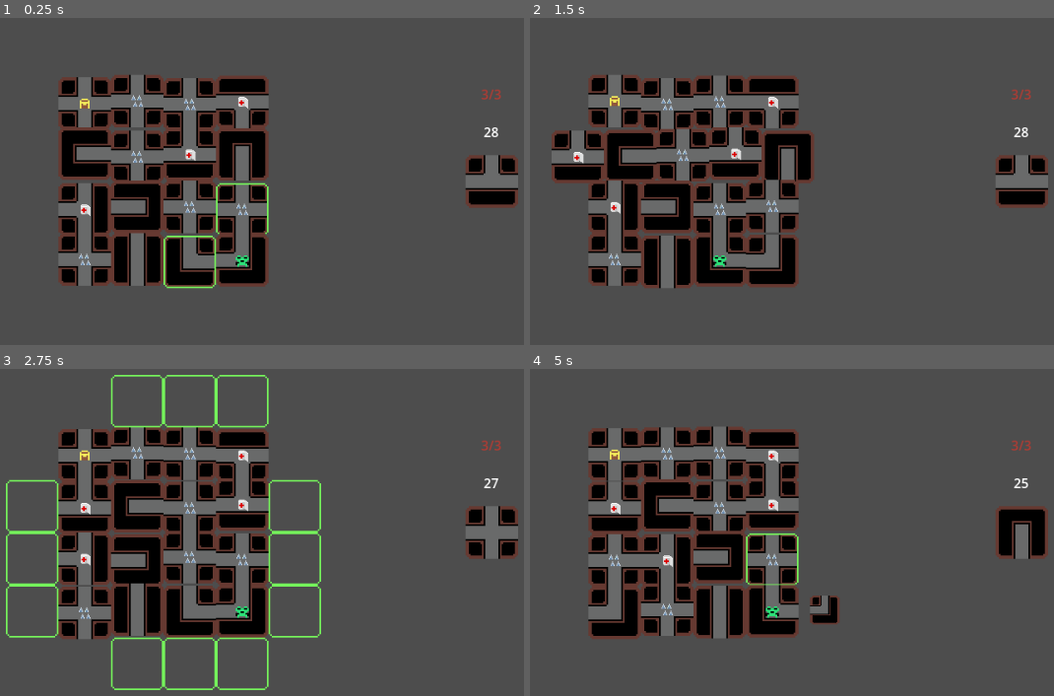
Above: before the commit, frames 1-4 (two rows, left to right).
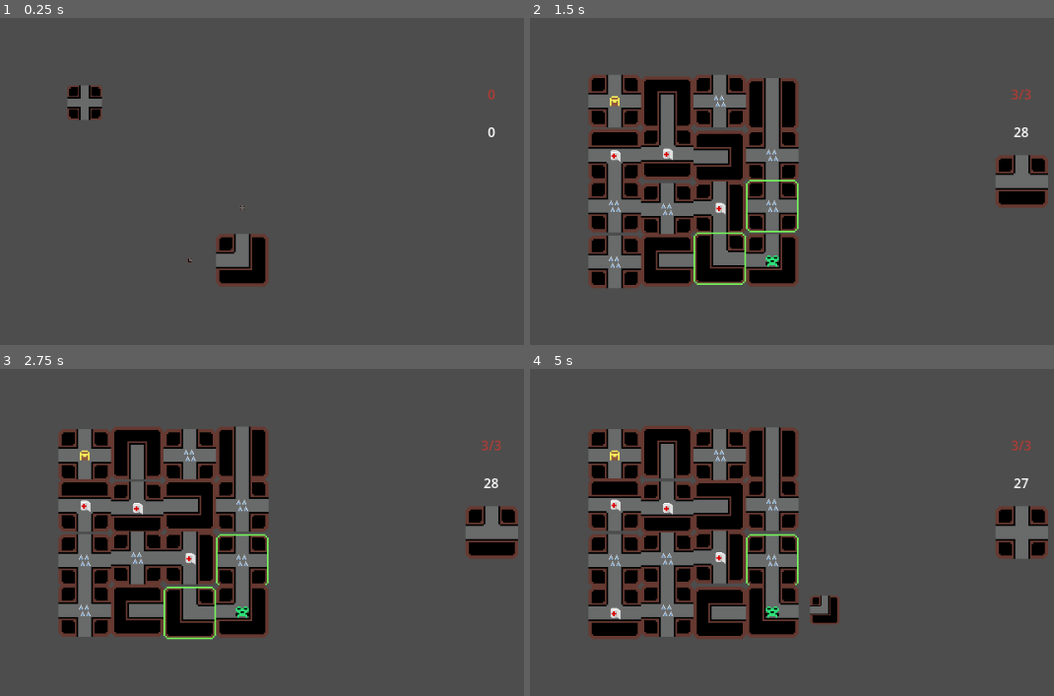
Above: after the commit, the same moments.

Repository: kalasherr/skycastle
Game: Godot game, scene res://scenes/game_scene.tscn
The game is run twice, just before and just after one commit, with the same random seed, the same clock (stepped at 60 frames per second) and the same inputs.
Inputs (mouse positions are in pixels of both pictures, inside the frame that each line leads up to):
- Up to frame 1 (0.25 s): no input
- Up to frame 2 (1.5 s): click (718, 263) at 0.52 s; click (561, 155) at 1.27 s
- Up to frame 3 (2.75 s): click (241, 610) at 2.02 s
- Up to frame 4 (5 s): click (561, 558) at 2.77 s; click (718, 610) at 3.52 s; click (561, 610) at 4.27 s

The runs differ from the first frame. In frame 1, 24% of the frame differs, in the area x 11-99%, y 17-83%; in frame 2, 11%; in frame 3, 12%; in frame 4, 8.4%.

Commit message:
level generation upgrade

Diff:
--- a/scripts/base_tile.gd
+++ b/scripts/base_tile.gd
@@ -71,6 +71,7 @@
 func add_button():
 	var button = TextureButton.new()
 	button.position =- tile_size / 2
+	button.visible = false
 	button.name = "Button"
 	button.texture_normal = load("res://sprites/tiles/tile_focus.png")
 	button.texture_click_mask = load("res://sprites/tiles/tile_bitmap.png")
--- a/scripts/game_scene.gd
+++ b/scripts/game_scene.gd
@@ -20,7 +20,7 @@
 	game_phase = "player"
 	G.GS = self
 	fill_deck()
-	generate_field()
+	await generate_field()
 
 	await disable_buttons()
 
@@ -62,6 +62,16 @@
 		start_tile.tile_coords = Vector2(board_size.x-1, board_size.y-1)
 		start_tile.init()
 
+	await get_tree().create_timer(0.1).timeout
+
+	var end_tile = load("res://scenes/tiles/basic_tile.tscn").instantiate()
+	end_tile.tile_moves = [Vector2(-1,0), Vector2(0,-1), Vector2(1,0), Vector2(0,1)]
+	get_node("TileManager").add_child(end_tile)
+	end_tile.tile_coords = Vector2(0, 0)
+	end_tile.add_effect("crown")
+	end_tile.init()
+
+	await get_tree().create_timer(0.1).timeout
 
 	var second_tile = current_deck.pick_random()
 	while true:
@@ -75,7 +85,6 @@
 	current_deck.pop_at(current_deck.find(second_tile))
 	second_tile.tile_coords = Vector2(board_size.x-2, board_size.y-1)
 	second_tile.init()
-
 
 	second_tile = current_deck.pick_random()
 	while true:
@@ -88,24 +97,24 @@
 	second_tile.tile_coords = Vector2(board_size.x-1, board_size.y-2)
 	second_tile.init()
 
-	var end_tile = load("res://scenes/tiles/basic_tile.tscn").instantiate()
-	end_tile.tile_moves = [Vector2(-1,0), Vector2(0,-1), Vector2(1,0), Vector2(0,1)]
-	get_node("TileManager").add_child(end_tile)
-	end_tile.tile_coords = Vector2(0, 0)
-	end_tile.add_effect("crown")
-	end_tile.init()
-
-
-	for i in range (0,board_size.x):
-		for j in range (0,board_size.y):
-			if check_availability(Vector2(i,j)):
+	await get_tree().create_timer(0.1).timeout
+
+	for i in range (0,board_size.x + board_size.y):
+		var i1 = board_size.x + board_size.y - 1 - i
+		var found = false
+		for j in range (0,board_size.x + board_size.y):
+			var j1 = board_size.x + board_size.y - 1 - j
+			if check_availability(Vector2(i1 - j1, j1)):
+				found = true
 				var tile = current_deck.pick_random()
 				current_deck.pop_at(current_deck.find(tile))
-
 				get_node("TileManager").add_child(tile)
-				tile.tile_coords = Vector2(i,j)
-
+				tile.tile_coords = Vector2(i1 - j1, j1)
 				tile.init()
+		if found:
+			await get_tree().create_timer(0.1).timeout
+
+	return
 
 
 func fill_deck():
@@ -165,7 +174,9 @@
 
 func check_availability(coords):
 	for tile in get_node("TileManager").get_children():
-		if tile.tile_coords == coords:
+		if get_tile(coords):
+			return false
+		if coords.x < 0 or coords.y < 0 or coords.x >= board_size.x or coords.y >= board_size.y:
 			return false
 	return true
 
@@ -339,7 +350,7 @@
 	player.player_coords = board_size - Vector2(1,1)
 	start_tile.position = new_pos
 
-	generate_field()
+	await generate_field()
 	await disable_buttons()
 	game_phase = "player"
 
